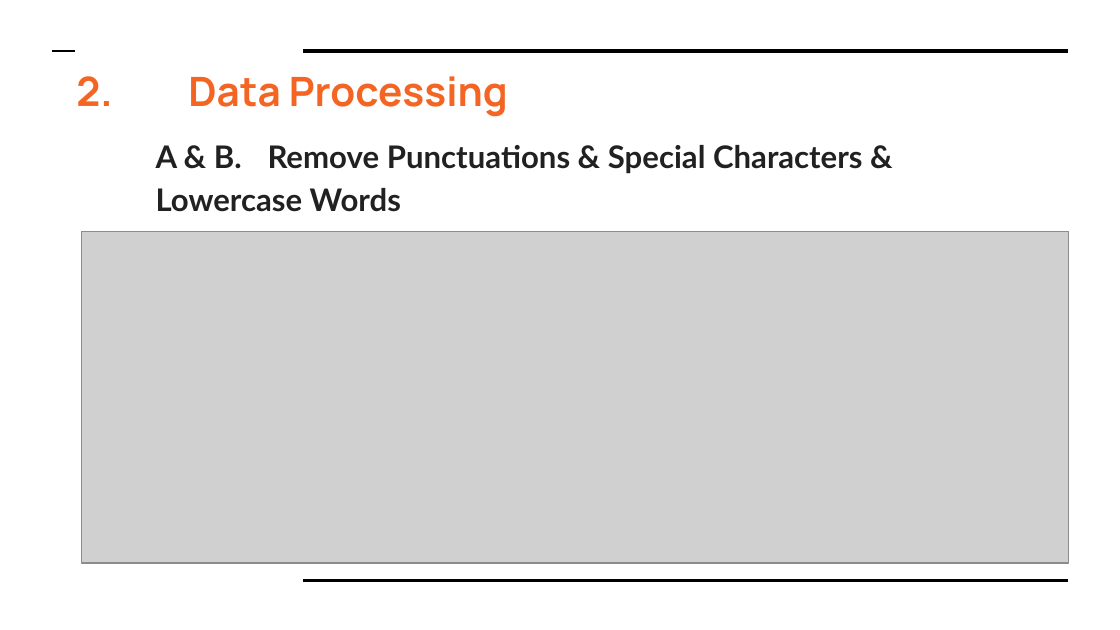
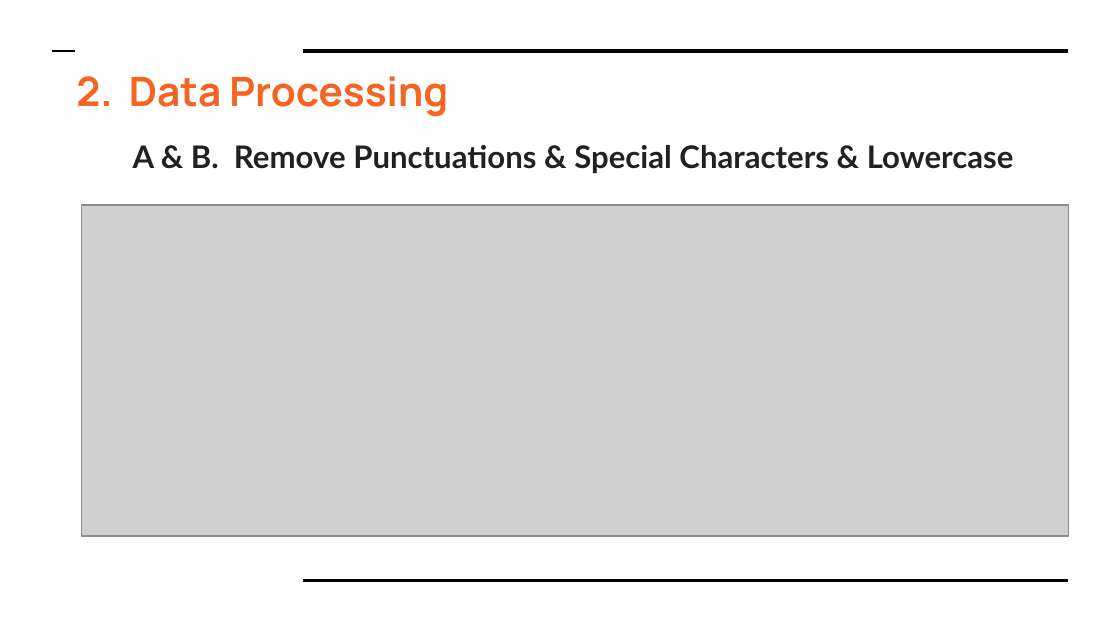
Before and after one commit to HoManLeung/Amazon-analysis, a slide deck: slide 7 of Final Project DS610.pptx. Drawn at 1120x630 pixels with LibreOffice and Linux fonts; fonts in the diff are those of the drawing; grey boxes stand for pictures. Boxes give left, top, right and bottom in pixels: in the first picture for what was removed or moved away, otherwise in the second. Text is boxed around its words. In the diff, an @@ line names an element or a change of style, - is before the commit and + after.

```diff
--- a/Final Project DS610.pptx
+++ b/Final Project DS610.pptx
@@ title "2. Data Processing" rewrapped from (76, 76, 508, 117) to (76, 76, 448, 117) @@
@@ text at (133, 145, 1014, 174): text changed @@
-A & B. Remove Punctuations & Special Characters & Lowercase Words
+A & B. Remove Punctuations & Special Characters & Lowercase
@@ picture: place and size @@
-picture at (82, 232, 1068, 563)
+picture at (82, 205, 1068, 536)
```
Also in this commit, not shown: 5 other slides changed, 7 slides added, 1 slide removed.
